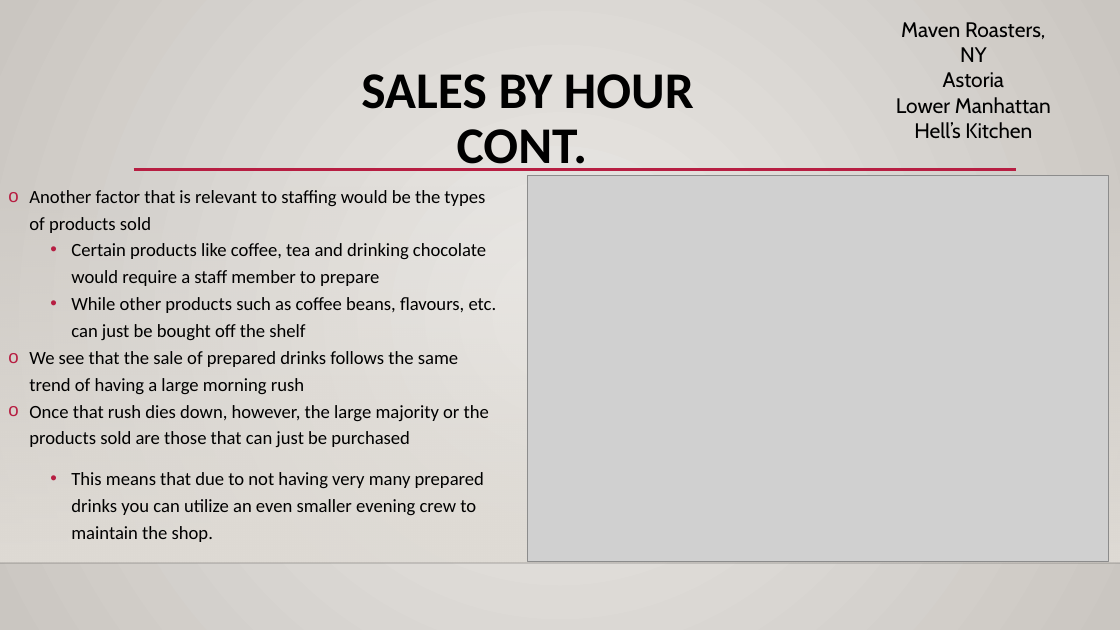
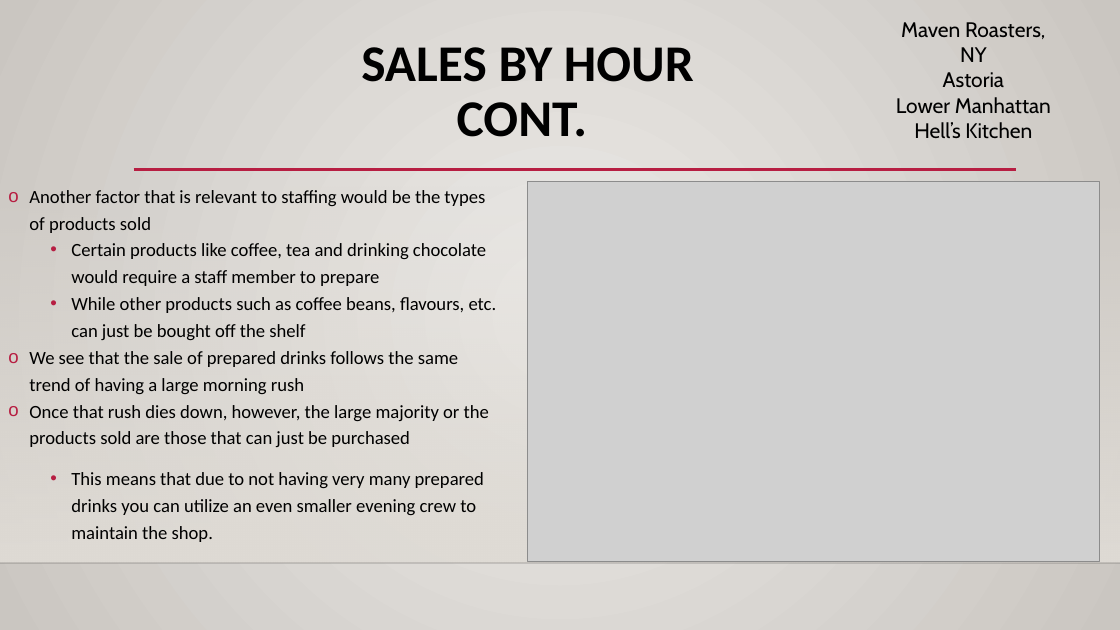
Before and after one commit to cedetraz96/Coffee_Crew, a slide deck: slide 7 of Maven Roasters Project1.pptx. Drawn at 1120x630 pixels with LibreOffice and Linux fonts; fonts in the diff are those of the drawing; grey boxes stand for pictures; background and template pictures are left out. Boxes give left, top, right and bottom in pixels: in the first picture for what was removed or moved away, otherwise in the second. Text is boxed around its words. In the diff, an @@ line names an element or a change of style, - is before the commit and + after.

```diff
--- a/Maven Roasters Project1.pptx
+++ b/Maven Roasters Project1.pptx
@@ title "SALES BY HOUR CONT." rewrapped from [361,74,694,176] to [361,47,694,137] @@
@@ picture: place and size @@
-picture at [528,176,1109,561]
+picture at [528,181,1100,561]
```
Also in this commit, not shown: 8 other slides changed.
